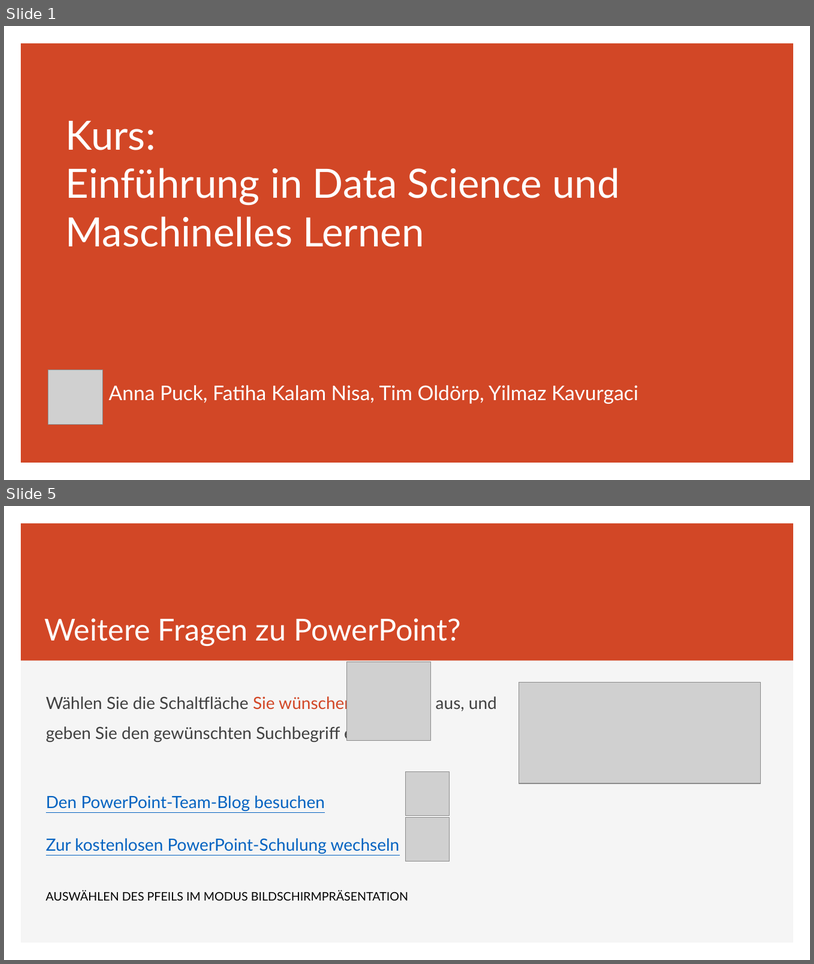
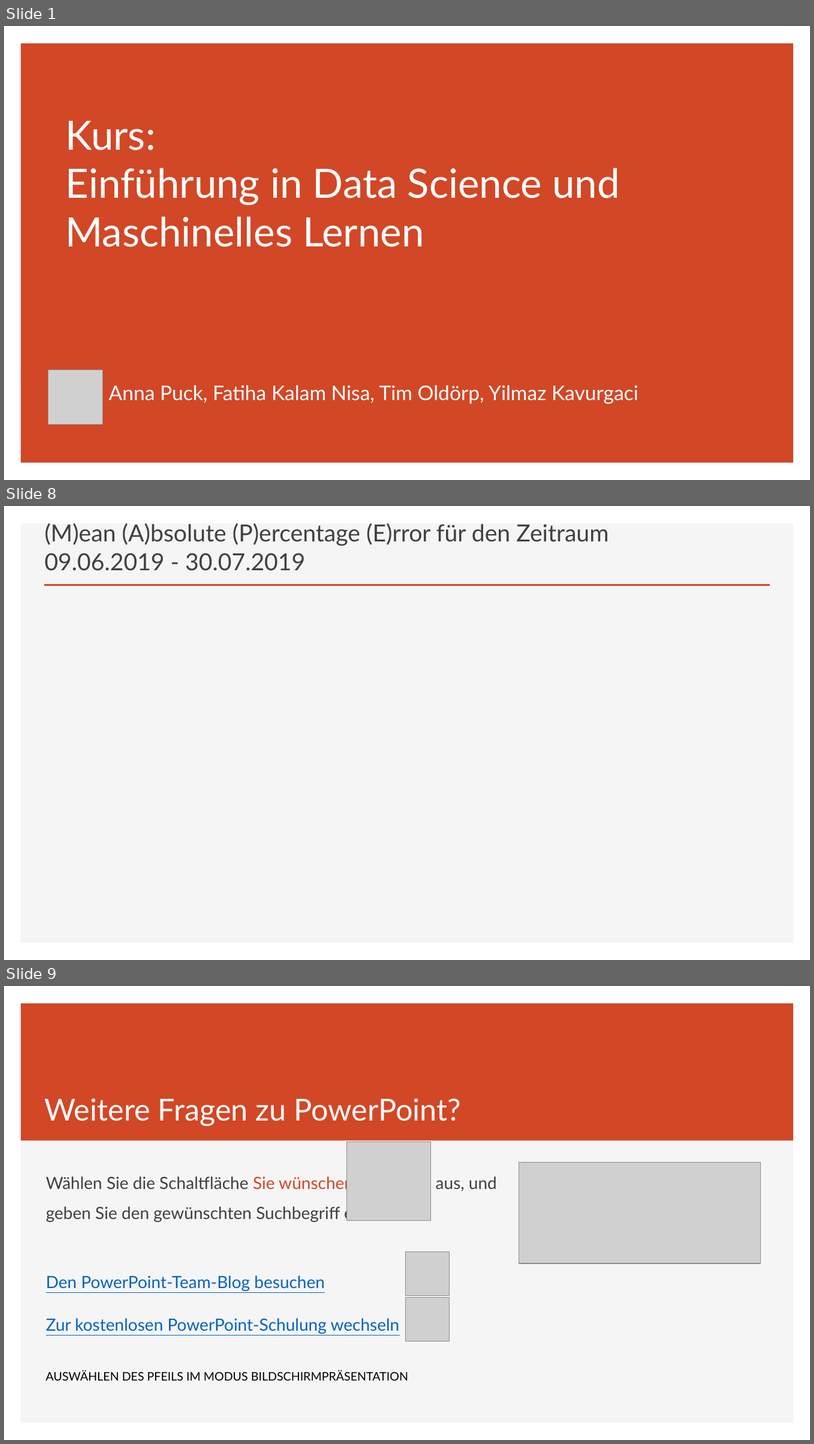
Before and after one commit to annapuu/gruppe3, a slide deck: 4_Presentation/Präsentation.pptx. Shown one above the other, each under a label of ours: slides 1 and 5 before the commit, slides 1, 8 and 9 after it; the slides between them are not shown. The pictures are 814x964 and 814x1444 pixels, drawn with LibreOffice and Linux fonts; fonts in the diff are those of the drawing; grey boxes stand for pictures. Boxes give left, top, right and bottom in pixels: in the first picture for what was removed or moved away, otherwise in the second. Text is boxed around its words. In the diff, an @@ line names an element or a change of style, - is before the commit and + after.

```diff
--- a/4_Presentation/Präsentation.pptx
+++ b/4_Presentation/Präsentation.pptx
@@ slide 8 added at [4, 506, 810, 960], background #FFFFFF; not listed: 1 template element that a slide beside it also shows @@
@@ title added at [45, 523, 609, 571], 28 pt, text #404040 @@
+  (M)ean (A)bsolute (P)ercentage (E)rror für den Zeitraum 09.06.2019 - 30.07.2019
@@ line added from (44, 585) to (770, 585), #D24726 2 pt @@
@@ what was slide 5 is now slide 9 @@
```
Also in this commit, not shown: 3 slides changed, 3 other slides added.
